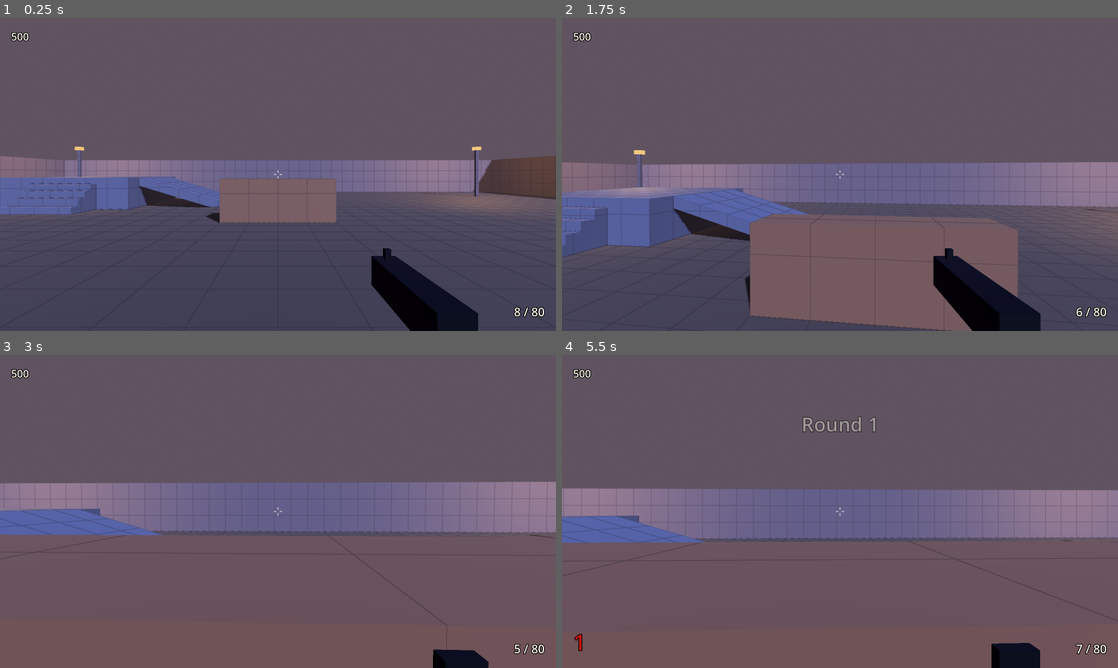
Above: before the commit, frames 1-4 (two rows, left to right).
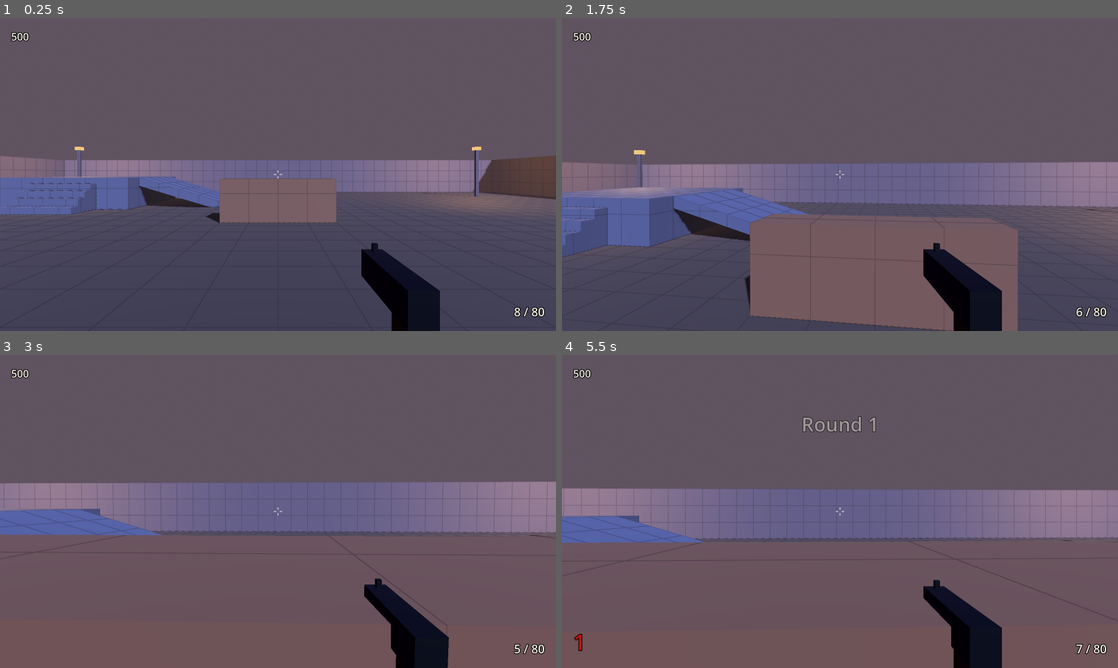
Above: after the commit, the same moments.

Repository: juanakajuan/fps-controller
Game: Godot game, scene res://game/main.tscn
Same seed, same stepped clock (60 frames per second), same inputs: the game is played once before the commit and once after it.
Inputs (mouse positions are in pixels of both pictures, inside the frame that each line leads up to):
- Up to frame 1 (0.25 s): no input
- Up to frame 2 (1.75 s): tap Enter (restart) at 0.5 s; move the mouse to (867, 174) at 0.52 s; hold Ctrl (crouch) 0.53-1.28 s; hold W (move_forward) from 0.53 s (still down); click (867, 174) at 0.67 s; tap Space (jump) at 0.77, 1.52 s; move the mouse to (812, 174) at 1.27 s; click (812, 174) at 1.35 s
- Up to frame 3 (3 s): keep holding W (move_forward); move the mouse to (289, 505) at 2.02 s; hold Shift (sprint) 2.03-2.78 s; move the mouse to (272, 517) at 2.77 s; tap Keypad Enter at 2.85 s; click (272, 517) at 2.92 s
- Up to frame 4 (5.5 s): keep holding W (move_forward); tap Space (jump) at 3.02, 3.77, 4.52 s; move the mouse to (878, 514) at 3.52 s; tap C at 3.6 s; move the mouse to (795, 508) at 4.27 s; tap Ctrl (crouch) at 4.35 s; move the mouse to (845, 511) at 5.02 s; press the mouse at (845, 511) at 5.03 s

The runs differ from the first frame. In frame 1, 1.6% of the frame differs, in the area x 65-86%, y 71-100%; in frame 2, 1.8%; in frame 3, 2.4%; in frame 4, 2.6%.

Commit message:
fix(weapon): make the pistol view model smaller

Diff:
--- a/game/weapon/weapon.gd
+++ b/game/weapon/weapon.gd
@@ -9,7 +9,7 @@
 signal reload_started
 signal reload_finished
 
-const VIEW_OFFSET: Vector3 = Vector3(0.22, -0.2, -0.42)
+const VIEW_OFFSET: Vector3 = Vector3(0.16, -0.15, -0.36)
 const RECOIL_KICK: float = 0.05
 const RECOIL_RECOVERY: float = 18.0
 const FLASH_SECONDS: float = 0.05
@@ -137,9 +137,9 @@
 func _build_model() -> void:
 	_model.position = VIEW_OFFSET
 	add_child(_model)
-	_add_part(Vector3(0.05, 0.06, 0.24), Vector3(0.0, 0.0, -0.04), METAL_COLOR)
-	_add_part(Vector3(0.045, 0.12, 0.06), Vector3(0.0, -0.08, 0.04), GRIP_COLOR)
-	_add_part(Vector3(0.012, 0.02, 0.012), Vector3(0.0, 0.04, -0.14), METAL_COLOR)
+	_add_part(Vector3(0.035, 0.045, 0.17), Vector3(0.0, 0.0, -0.03), METAL_COLOR)
+	_add_part(Vector3(0.032, 0.09, 0.045), Vector3(0.0, -0.06, 0.03), GRIP_COLOR)
+	_add_part(Vector3(0.008, 0.014, 0.008), Vector3(0.0, 0.029, -0.1), METAL_COLOR)
 	var flash_sphere: SphereMesh = SphereMesh.new()
 	flash_sphere.radius = 0.04
 	flash_sphere.height = 0.08
@@ -149,13 +149,13 @@
 	_flash_mesh.mesh = flash_sphere
 	_flash_mesh.material_override = flash_material
 	_flash_mesh.cast_shadow = GeometryInstance3D.SHADOW_CASTING_SETTING_OFF
-	_flash_mesh.position = Vector3(0.0, 0.0, -0.2)
+	_flash_mesh.position = Vector3(0.0, 0.0, -0.14)
 	_flash_mesh.visible = false
 	_model.add_child(_flash_mesh)
 	_flash.light_color = FLASH_COLOR
 	_flash.light_energy = 3.0
 	_flash.omni_range = 6.0
-	_flash.position = Vector3(0.0, 0.0, -0.25)
+	_flash.position = Vector3(0.0, 0.0, -0.2)
 	_flash.visible = false
 	_model.add_child(_flash)
 
